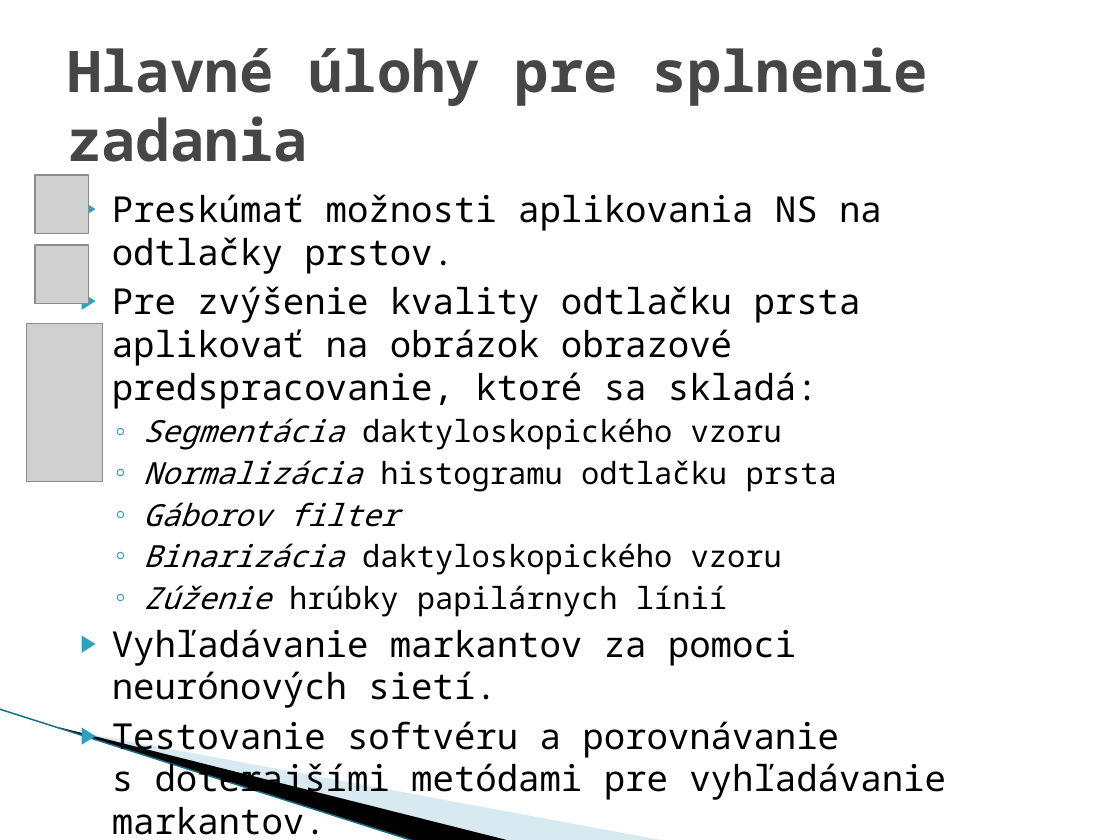
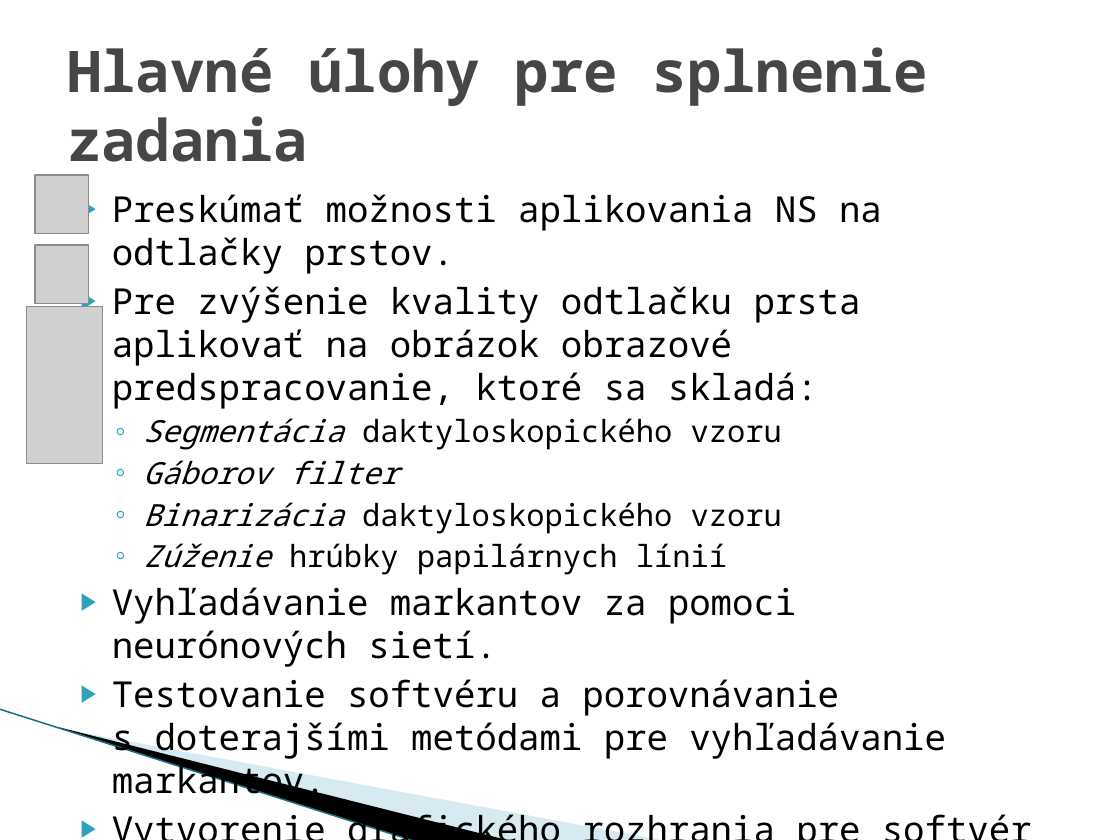
Before and after one commit to gergo091/Dactylos, a slide deck: slide 6 of Final dokumentácia/zimný semester/Tímový projekt.pptx. Drawn at 1120x840 pixels with LibreOffice and Linux fonts; fonts in the diff are those of the drawing; grey boxes stand for pictures; background and template pictures are left out. Boxes give left, top, right and bottom in pixels: in the first picture for what was removed or moved away, otherwise in the second. Text is boxed around its words. In the diff, an @@ line names an element or a change of style, - is before the commit and + after.

Commit message:
upravena

```diff
--- a/Final dokumentácia/zimný semester/Tímový projekt.pptx
+++ b/Final dokumentácia/zimný semester/Tímový projekt.pptx
@@ picture: place and size @@
-picture at [26, 324, 102, 482]
+picture at [26, 306, 102, 464]
@@ text at [143, 460, 837, 492]: paragraph removed @@
-  ◦ Normalizácia histogramu odtlačku prsta
```
